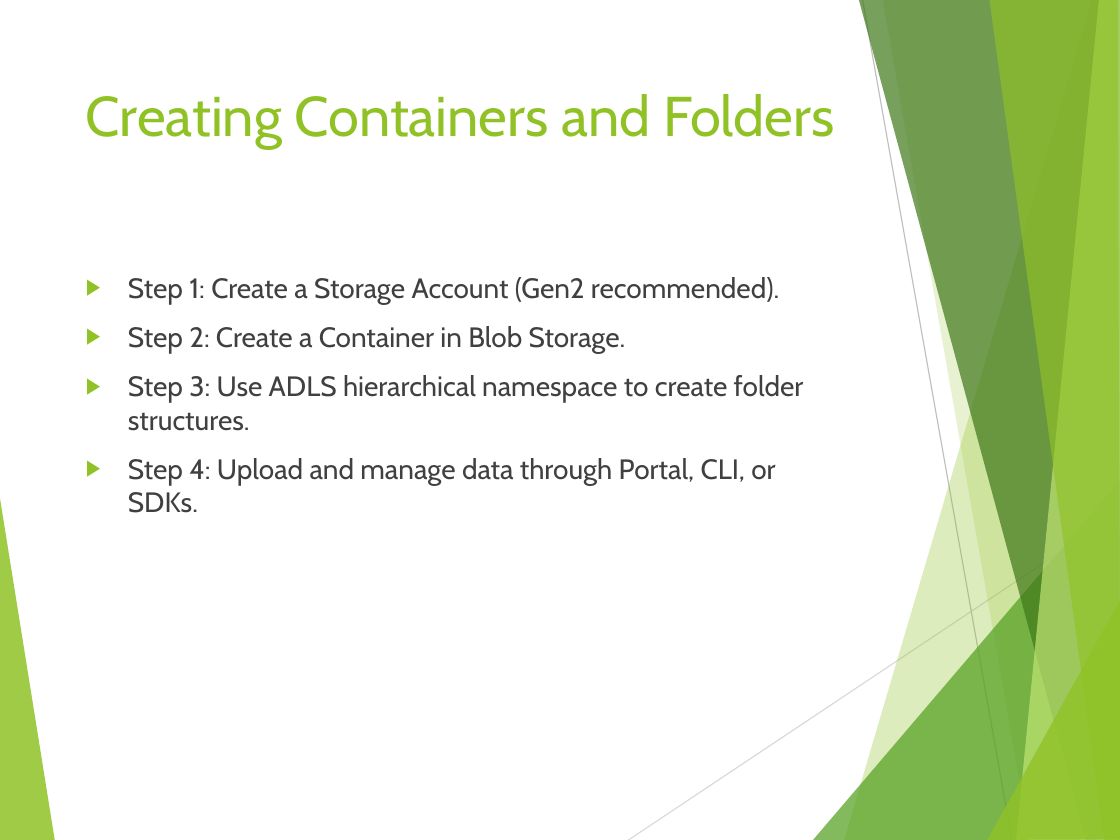
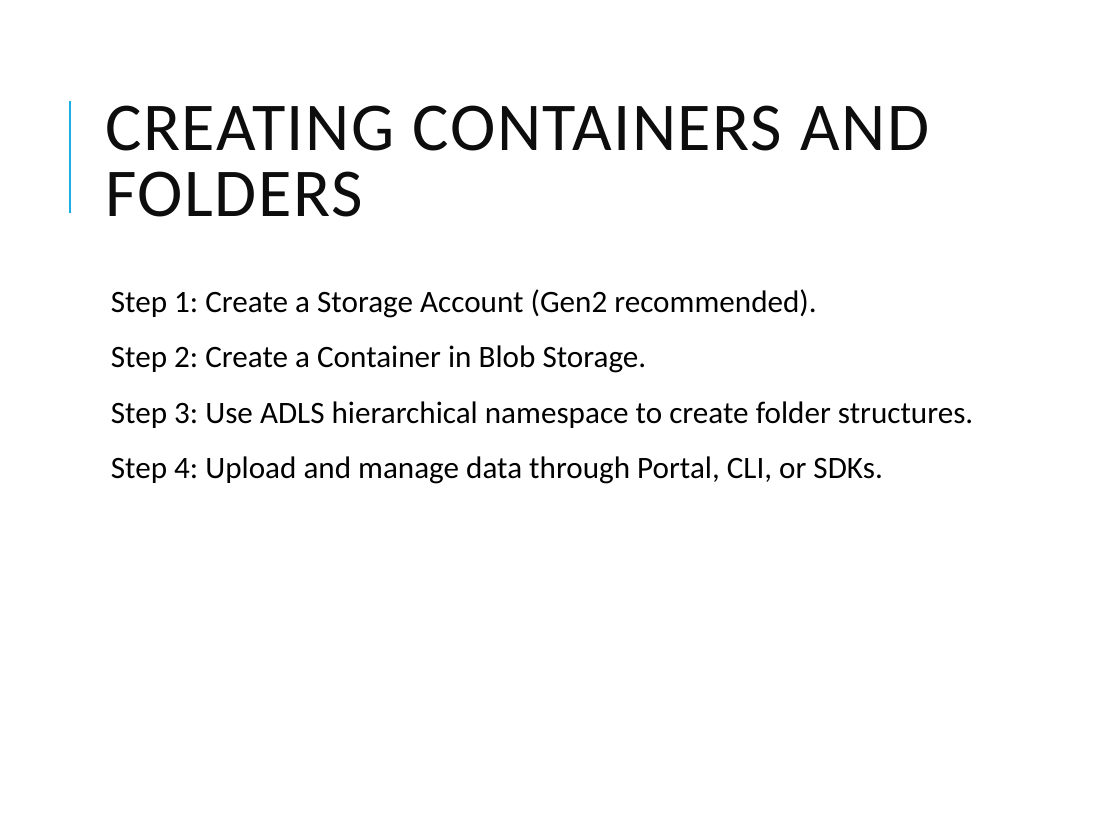
Before and after one commit to vivek1570/DE-Content-WithSnowflakes, a slide deck: slide 5 of Week-1/Day-2/Azure_Storage_Deep_Dive.pptx. Drawn at 1120x840 pixels with LibreOffice and Linux fonts; fonts in the diff are those of the drawing. Boxes give left, top, right and bottom in pixels: in the first picture for what was removed or moved away, otherwise in the second. Text is boxed around its words. In the diff, an @@ line names an element or a change of style, - is before the commit and + after.

```diff
--- a/Week-1/Day-2/Azure_Storage_Deep_Dive.pptx
+++ b/Week-1/Day-2/Azure_Storage_Deep_Dive.pptx
@@ title "CREATING CONTAINERS AND FOLDERS" at box(105, 105, 930, 217): vertical alignment top to middle @@
@@ line added from (69, 213) to (69, 101), #1CADE4 1.5 pt @@
@@ title at box(105, 105, 930, 217): text changed; size 36 to 44 pt; font Cabin to Calibri; text colour #90C226 to #0D0D0D @@
-Creating Containers and Folders
+CREATING CONTAINERS AND FOLDERS
@@ text "Step 1: Create a Storage ...": place and size @@
-text "Step 1: Create a Storage ..." at box(128, 277, 804, 513)
+text "Step 1: Create a Storage ..." at box(111, 289, 973, 484)
@@ text "Step 1: Create a Storage ..." at box(111, 289, 973, 484): size 18 to 20 pt, font Cabin to Calibri, text colour #404040 to #000000; bullet ▶ to  ; line spacing 1 to 0.9; more space between paragraphs; bullet colour #90C226 to #1CADE4 @@
@@ group removed at box(0, 0, 1120, 840): 8 freeform shapes, 2 lines @@
```
Also in this commit, not shown: 12 other slides changed, 3 other files.
